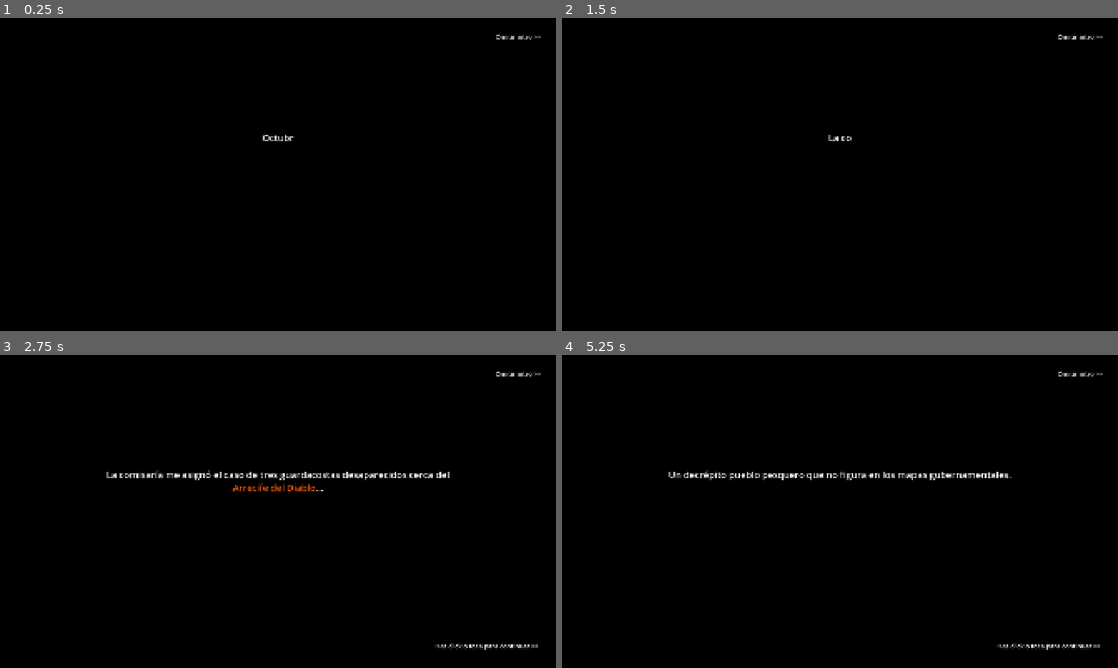
Above: before the commit, frames 1-4 (two rows, left to right).
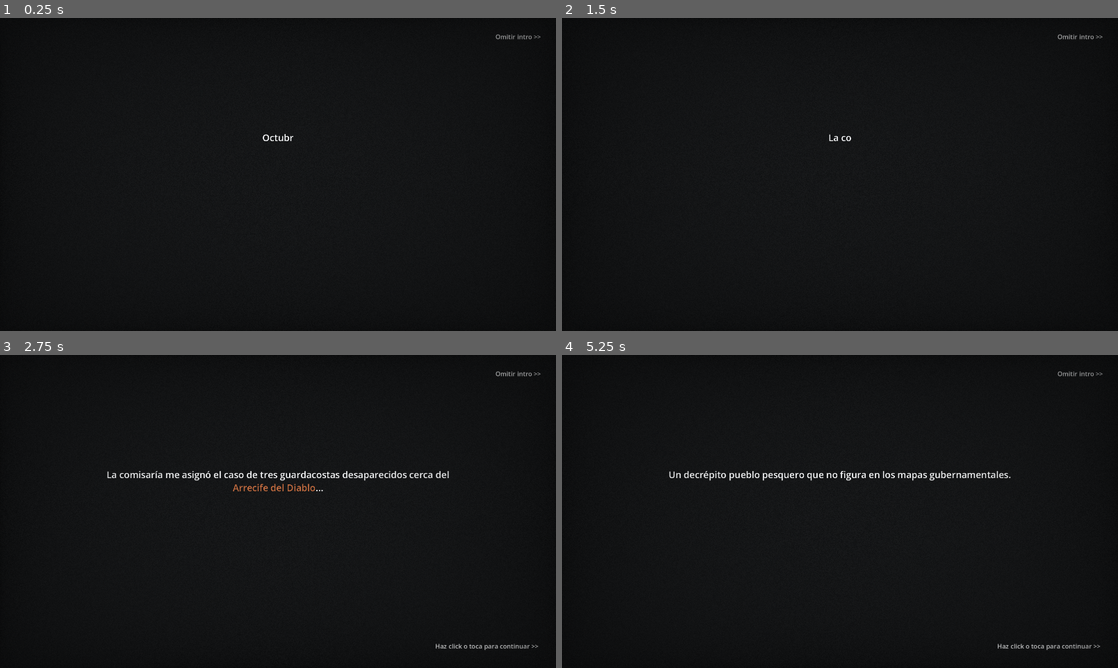
Above: after the commit, the same moments.

Repository: gabsvm/HorrorPlay
Game: Godot game, scene res://src/rooms/room_00_intro/room_00_intro.tscn
Two runs of this game, one before a commit and one after it. Both use one fixed random seed, a clock stepped at 60 frames per second and the inputs below. Sound files missing from this copy of the repository are replaced by a short silence.
Inputs (mouse positions are in pixels of both pictures, inside the frame that each line leads up to):
- Up to frame 1 (0.25 s): no input
- Up to frame 2 (1.5 s): click "Omitir intro >>" at 0.5 s; click "Omitir intro >>" at 1.25 s
- Up to frame 3 (2.75 s): click "Omitir intro >>" at 2 s
- Up to frame 4 (5.25 s): tap O at 2.75, 4.25 s; move the mouse to (962, 495) at 2.77 s; click (962, 495) at 2.92 s; drag from (728, 527) to (812, 574) at 3.52 s; move the mouse to (895, 442) at 4.27 s; click (895, 442) at 4.42 s; drag from (812, 574) to (673, 464) at 5.02 s

The runs differ from the first frame. In frame 1, 7.4% of the frame differs, in the area x 9-98%, y 5-89%; in frame 2, 7.5%; in frame 3, 8.4%, in the area x 11-98%, y 5-95%; in frame 4, 8.2%.

Commit message:
Arquitectura y Post-Procesamiento: Refactor Room Base, AtmosphereController y mejoras visuales

Diff:
--- a/project.godot
+++ b/project.godot
@@ -29,14 +29,16 @@
 AudioBus="*res://src/autoload/audio_bus.gd"
 Sanity="*res://src/autoload/sanity.gd"
 InputController="*res://src/autoload/input_controller.gd"
+AtmosphereController="*res://src/autoload/atmosphere_controller.gd"
 
 [display]
 
 window/size/viewport_width=1920
 window/size/viewport_height=1080
-window/size/window_width_override=1280
-window/size/window_height_override=720
-window/stretch/mode="canvas_items"
+window/size/window_width_override=1920
+window/size/window_height_override=1080
+window/stretch/mode="viewport"
+window/stretch/scale=1.0
 window/stretch/aspect="keep"
 
 [layer_names]
--- /dev/null
+++ b/src/autoload/atmosphere_controller.gd
@@ -0,0 +1,48 @@
+# res://src/autoload/atmosphere_controller.gd
+extends Node
+
+var post_process_layer: CanvasLayer
+var post_process_rect: ColorRect
+var current_material: ShaderMaterial
+
+var film_grain_shader = preload("res://src/common/shaders/film_grain_atmosphere.gdshader")
+
+func _ready() -> void:
+	# Create a persistent CanvasLayer for post-processing that renders on top of everything
+	post_process_layer = CanvasLayer.new()
+	post_process_layer.layer = 5 # Put it below UI (layer 10) but above everything else
+
+	post_process_rect = ColorRect.new()
+	post_process_rect.mouse_filter = Control.MOUSE_FILTER_IGNORE
+	# Use Anchor mode to cover full screen even on resize
+	post_process_rect.set_anchors_and_offsets_preset(Control.PRESET_FULL_RECT)
+
+	current_material = ShaderMaterial.new()
+	current_material.shader = film_grain_shader
+
+	post_process_rect.material = current_material
+
+	post_process_layer.add_child(post_process_rect)
+	add_child(post_process_layer)
+
+	# Default base values for Sanitarium-like vibe (toned down)
+	set_atmosphere(0.35, 0.04, 0.3, Color(0.85, 0.9, 0.95), 0.1)
+
+func set_atmosphere(vignette_intensity: float, grain_amount: float, desaturation: float, tint_color: Color, tint_strength: float) -> void:
+	current_material.set_shader_parameter("vignette_intensity", vignette_intensity)
+	current_material.set_shader_parameter("grain_amount", grain_amount)
+	current_material.set_shader_parameter("desaturation", desaturation)
+	current_material.set_shader_parameter("tint_color", tint_color)
+	current_material.set_shader_parameter("tint_strength", tint_strength)
+
+func tween_atmosphere(target_vignette: float, target_desaturation: float, duration: float = 2.0) -> void:
+	var tween = create_tween().set_parallel(true)
+	var current_vig = current_material.get_shader_parameter("vignette_intensity")
+	var current_desat = current_material.get_shader_parameter("desaturation")
+
+	# Handle nulls gracefully if parameters weren't set yet
+	if current_vig == null: current_vig = 0.5
+	if current_desat == null: current_desat = 0.4
+
+	tween.tween_method(func(v): current_material.set_shader_parameter("vignette_intensity", v), current_vig, target_vignette, duration)
+	tween.tween_method(func(v): current_material.set_shader_parameter("desaturation", v), current_desat, target_desaturation, duration)
--- a/src/common/classes/flickering_light.gd
+++ b/src/common/classes/flickering_light.gd
@@ -5,10 +5,29 @@
 @export var max_energy: float = 1.3
 @export var speed: float = 8.0
 
+@export_group("Advanced Effects")
+@export var scale_variation: float = 0.05
+@export var color_shift: Color = Color.WHITE
+@export var color_shift_intensity: float = 0.0
+
 var time: float = 0.0
+var base_scale: Vector2
+var base_color: Color
+
+func _ready() -> void:
+	base_scale = scale
+	base_color = color
 
 func _process(delta: float) -> void:
 	time += delta * speed
 	# Superimpose multiple sine waves to generate organic, pseudo-random flickers
 	var noise = sin(time) * cos(time * 0.73) + sin(time * 2.3) * cos(time * 1.5)
-	energy = lerp(min_energy, max_energy, (noise + 2.0) / 4.0)
+	var normalized_noise = (noise + 2.0) / 4.0
+
+	energy = lerp(min_energy, max_energy, normalized_noise)
+
+	if scale_variation > 0.0:
+		scale = base_scale * (1.0 + (noise * scale_variation))
+
+	if color_shift_intensity > 0.0:
+		color = base_color.lerp(color_shift, normalized_noise * color_shift_intensity)
--- a/src/common/classes/room.gd
+++ b/src/common/classes/room.gd
@@ -17,3 +17,54 @@
 			var hud_instance = hud_scene.instantiate()
 			hud_instance.name = "UI_HUD"
 			ui_layer.add_child(hud_instance)
+
+	# Connect to global input controller
+	if not InputController.interaction_requested.is_connected(_on_interaction_requested):
+		InputController.interaction_requested.connect(_on_interaction_requested)
+
+func _exit_tree() -> void:
+	if InputController.interaction_requested.is_connected(_on_interaction_requested):
+		InputController.interaction_requested.disconnect(_on_interaction_requested)
+
+func _on_interaction_requested(action_type: String, pos: Vector2) -> void:
+	if InputController.is_input_blocked:
+		return
+
+	# Find which hotspot was clicked geometrically
+	var clicked_hotspot: Hotspot = null
+	var hotspots_parent = get_node_or_null("HotspotsLayer")
+	if hotspots_parent:
+		for hs in hotspots_parent.get_children():
+			if hs is Hotspot and hs.is_active:
+				if hs.is_point_inside(pos):
+					clicked_hotspot = hs
+					break
+
+	if clicked_hotspot:
+		_walk_and_execute(clicked_hotspot, action_type)
+	else:
+		# Clicked on the floor! Walk player there if not examining/using item
+		if action_type == "interact" and Inventory.active_item == null:
+			var player = _get_player()
+			if player:
+				player.walk_to(pos)
+
+func _walk_and_execute(hotspot: Hotspot, verb: String) -> void:
+	var player = _get_player()
+	if hotspot.walk_to_point and player:
+		InputController.block_input(true)
+		await player.walk_to(hotspot.walk_to_point.global_position)
+		InputController.block_input(false)
+
+	if Inventory.active_item != null and verb == "interact":
+		hotspot.execute_interaction("use_item")
+	else:
+		hotspot.execute_interaction(verb)
+
+func _get_player() -> Player:
+	var chars_layer = get_node_or_null("CharactersLayer")
+	if chars_layer:
+		for child in chars_layer.get_children():
+			if child is Player:
+				return child
+	return null
--- /dev/null
+++ b/src/common/shaders/film_grain_atmosphere.gdshader
@@ -0,0 +1,46 @@
+shader_type canvas_item;
+
+uniform float vignette_intensity = 0.4;
+uniform float vignette_opacity : hint_range(0.0, 1.0) = 0.5;
+uniform vec4 vignette_rgb : source_color = vec4(0.0, 0.0, 0.0, 1.0);
+
+uniform float grain_amount : hint_range(0.0, 1.0) = 0.05;
+uniform float grain_size = 1.0;
+
+uniform float desaturation : hint_range(0.0, 1.0) = 0.2;
+uniform vec4 tint_color : source_color = vec4(0.9, 0.95, 1.0, 1.0);
+uniform float tint_strength : hint_range(0.0, 1.0) = 0.1;
+
+uniform sampler2D screen_texture : hint_screen_texture, filter_nearest;
+
+// Pseudo-random noise function
+float random(vec2 uv) {
+    return fract(sin(dot(uv.xy, vec2(12.9898, 78.233))) * 43758.5453123);
+}
+
+void fragment() {
+    vec4 tex_color = texture(screen_texture, SCREEN_UV);
+
+    // Vignette
+    vec2 uv = UV;
+    uv *=  1.0 - uv.yx;   //vec2(1.0)- uv.yx; -> 1.-u.yx; Thanks to this, we only need one multiply
+    float vig = uv.x * uv.y * 15.0; // multiply with sth for intensity
+    vig = pow(vig, vignette_intensity);
+
+    // Desaturation
+    float luminance = dot(tex_color.rgb, vec3(0.299, 0.587, 0.114));
+    vec3 desaturated = mix(tex_color.rgb, vec3(luminance), desaturation);
+
+    // Tint
+    vec3 tinted = mix(desaturated, tint_color.rgb, tint_strength);
+
+    // Apply vignette
+    vec3 final_color = mix(vignette_rgb.rgb, tinted, vig * vignette_opacity + (1.0 - vignette_opacity));
+
+    // Grain
+    vec2 grain_uv = SCREEN_UV / grain_size;
+    float noise = (random(grain_uv + TIME) - 0.5) * grain_amount;
+    final_color += noise;
+
+    COLOR = vec4(final_color, 1.0);
+}
--- a/src/rooms/player.gd
+++ b/src/rooms/player.gd
@@ -43,21 +43,13 @@
 			sprite.rotation = 0.0
 			sprite.scale = Vector2(4.0, 4.0)
 	else:
+		# Fallback to inspector SVG if no textures provided
 		if sprite:
 			if sprite.texture == null:
 				sprite.texture = load("res://assets/images/characters/inspector.svg")
-
-			if is_moving:
-				var bob = sin(anim_time * 1.5) * 6.0
-				var sway = cos(anim_time * 1.5) * 0.08
-				sprite.position = Vector2(0, 30 + bob)
-				sprite.rotation = sway
-				sprite.scale = Vector2(1.0, 1.0)
-			else:
-				var breath = sin(anim_time * 0.4) * 0.03
-				sprite.position = Vector2(0, 30)
-				sprite.rotation = 0.0
-				sprite.scale = Vector2(1.0, 1.0 + breath)
+			sprite.position = Vector2(0, 30)
+			sprite.rotation = 0.0
+			sprite.scale = Vector2(1.0, 1.0)
 
 func walk_to(target_position: Vector2) -> void:
 	current_target = target_position
--- a/src/rooms/room_01_office/room_01_office.gd
+++ b/src/rooms/room_01_office/room_01_office.gd
@@ -14,8 +14,7 @@
 func _ready() -> void:
 	super._ready()
 
-	# Register for the generalized input clicks/taps
-	InputController.interaction_requested.connect(_on_interaction_requested)
+	# Input connection is handled by room.gd
 
 	# Wire up hotspots to room-specific narratives
 	desk.interacted.connect(_on_desk_interacted)
@@ -27,37 +26,7 @@
 
 	door.interacted.connect(_on_door_interacted)
 
-func _on_interaction_requested(action_type: String, pos: Vector2) -> void:
-	if InputController.is_input_blocked:
-		return
-
-	# Find which hotspot was clicked geometrically (fully thread-safe & robust!)
-	var clicked_hotspot: Hotspot = null
-	var hotspots_parent = get_node_or_null("HotspotsLayer")
-	if hotspots_parent:
-		for hs in hotspots_parent.get_children():
-			if hs is Hotspot and hs.is_active:
-				if hs.is_point_inside(pos):
-					clicked_hotspot = hs
-					break
-
-	if clicked_hotspot:
-		_walk_and_execute(clicked_hotspot, action_type)
-	else:
-		# Clicked on the floor! Walk player there if not examining/using item
-		if action_type == "interact" and Inventory.active_item == null:
-			player.walk_to(pos)
-
-func _walk_and_execute(hotspot: Hotspot, verb: String) -> void:
-	if hotspot.walk_to_point:
-		InputController.block_input(true)
-		await player.walk_to(hotspot.walk_to_point.global_position)
-		InputController.block_input(false)
-
-	if Inventory.active_item != null and verb == "interact":
-		hotspot.execute_interaction("use_item")
-	else:
-		hotspot.execute_interaction(verb)
+	# Input handling and walk_and_execute are now handled by room.gd
 
 func _on_desk_interacted(verb: String) -> void:
 	if verb == "interact":
--- a/src/rooms/room_02_streets/room_02_streets.gd
+++ b/src/rooms/room_02_streets/room_02_streets.gd
@@ -8,39 +8,11 @@
 
 func _ready() -> void:
 	super._ready()
-	InputController.interaction_requested.connect(_on_interaction_requested)
+	# Input connection and handling are now in room.gd
 
 	door_back.interacted.connect(_on_door_back_interacted)
 	tavern_door.interacted.connect(_on_tavern_door_interacted)
 	fisherman.interacted.connect(_on_fisherman_interacted)
-
-func _on_interaction_requested(action_type: String, pos: Vector2) -> void:
-	if InputController.is_input_blocked:
-		return
-
-	# Find which hotspot was clicked geometrically (fully thread-safe & robust!)
-	var clicked_hotspot: Hotspot = null
-	var hotspots_parent = get_node_or_null("HotspotsLayer")
-	if hotspots_parent:
-		for hs in hotspots_parent.get_children():
-			if hs is Hotspot and hs.is_active:
-				if hs.is_point_inside(pos):
-					clicked_hotspot = hs
-					break
-
-	if clicked_hotspot:
-		_walk_and_execute(clicked_hotspot, action_type)
-	else:
-		if action_type == "interact" and Inventory.active_item == null:
-			player.walk_to(pos)
-
-func _walk_and_execute(hotspot: Hotspot, verb: String) -> void:
-	if hotspot.walk_to_point:
-		InputController.block_input(true)
-		await player.walk_to(hotspot.walk_to_point.global_position)
-		InputController.block_input(false)
-
-	hotspot.execute_interaction(verb)
 
 func _on_door_back_interacted(verb: String) -> void:
 	if verb == "interact":
--- a/src/rooms/room_03_tavern/room_03_tavern.gd
+++ b/src/rooms/room_03_tavern/room_03_tavern.gd
@@ -9,38 +9,10 @@
 
 func _ready() -> void:
 	super._ready()
-	InputController.interaction_requested.connect(_on_interaction_requested)
+	# Input connection and handling are now in room.gd
 
 	door_back.interacted.connect(_on_door_back_interacted)
 	innkeeper.interacted.connect(_on_innkeeper_interacted)
-
-func _on_interaction_requested(action_type: String, pos: Vector2) -> void:
-	if InputController.is_input_blocked:
-		return
-
-	# Find which hotspot was clicked geometrically (fully thread-safe & robust!)
-	var clicked_hotspot: Hotspot = null
-	var hotspots_parent = get_node_or_null("HotspotsLayer")
-	if hotspots_parent:
-		for hs in hotspots_parent.get_children():
-			if hs is Hotspot and hs.is_active:
-				if hs.is_point_inside(pos):
-					clicked_hotspot = hs
-					break
-
-	if clicked_hotspot:
-		_walk_and_execute(clicked_hotspot, action_type)
-	else:
-		if action_type == "interact" and Inventory.active_item == null:
-			player.walk_to(pos)
-
-func _walk_and_execute(hotspot: Hotspot, verb: String) -> void:
-	if hotspot.walk_to_point:
-		InputController.block_input(true)
-		await player.walk_to(hotspot.walk_to_point.global_position)
-		InputController.block_input(false)
-
-	hotspot.execute_interaction(verb)
 
 func _on_door_back_interacted(verb: String) -> void:
 	if verb == "interact":
Not shown, added: assets/fonts/SpecialElite-Regular.ttf.import
Not shown, changed: assets/images/backgrounds/tavern_bg.svg.import
Not shown, changed: assets/images/items/dock_key.svg.import
Not shown, added: src/autoload/atmosphere_controller.gd.uid
Not shown, added: src/common/shaders/film_grain_atmosphere.gdshader.uid
Not shown, added: src/common/shaders/wet_floor_reflection.gdshader.uid
